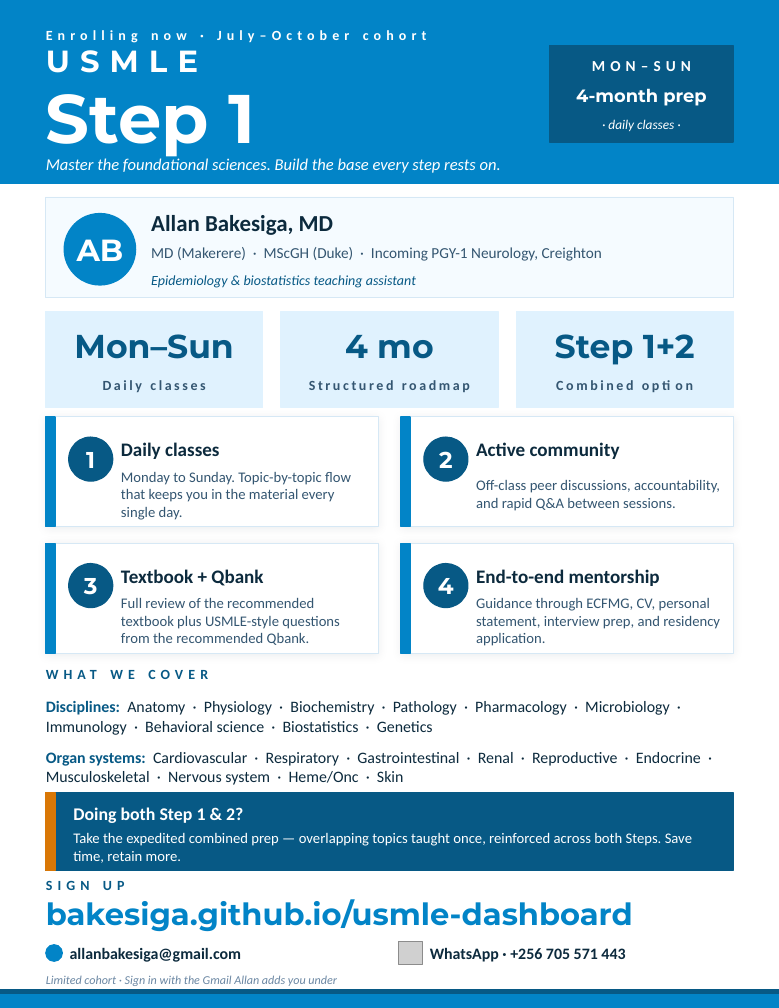
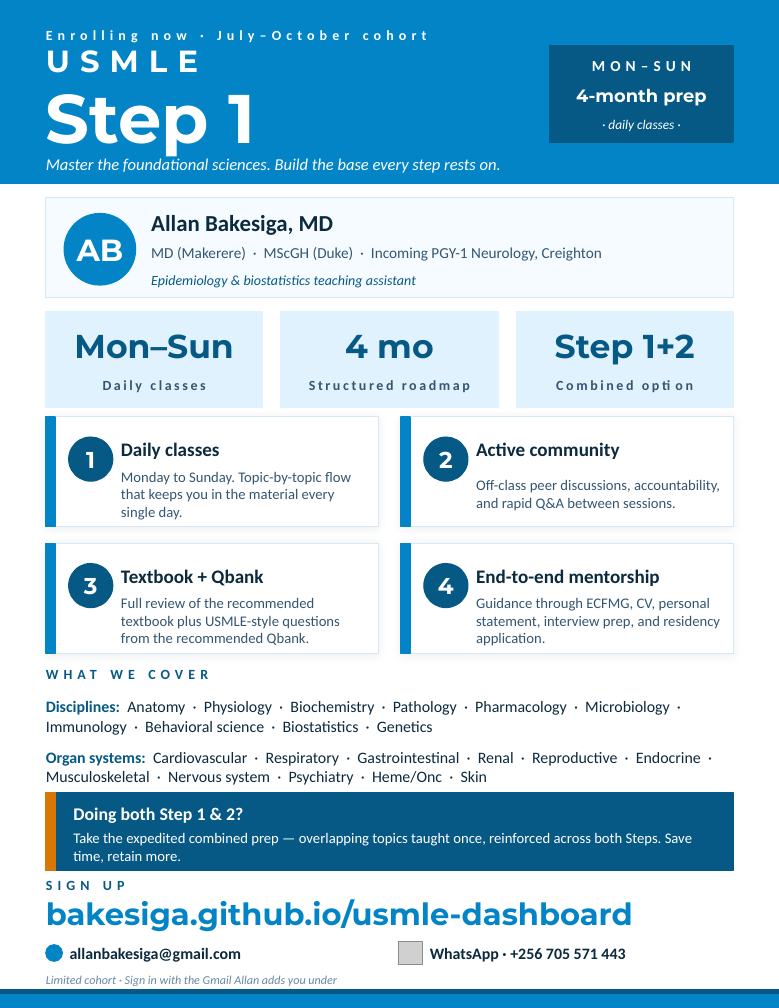
Before and after one commit to Bakesiga/usmle-dashboard, a slide deck: slide 1 of outputs/flyers/USMLE_Step1_Flyer.pptx. Drawn at 779x1008 pixels with LibreOffice and Linux fonts; fonts in the diff are those of the drawing; grey boxes stand for pictures. Boxes give left, top, right and bottom in pixels: in the first picture for what was removed or moved away, otherwise in the second. Text is boxed around its words. In the diff, an @@ line names an element or a change of style, - is before the commit and + after.

```diff
--- a/outputs/flyers/USMLE_Step1_Flyer.pptx
+++ b/outputs/flyers/USMLE_Step1_Flyer.pptx
@@ text at (46, 752, 701, 785): text changed @@
-Organ systems: Cardiovascular · Respiratory · Gastrointestinal · Renal · Reproductive · Endocrine · Musculoskeletal · Nervous system · Heme/Onc · Skin
+Organ systems: Cardiovascular · Respiratory · Gastrointestinal · Renal · Reproductive · Endocrine · Musculoskeletal · Nervous system · Psychiatry · Heme/Onc · Skin
```
Also in this commit, not shown: 2 other files.
